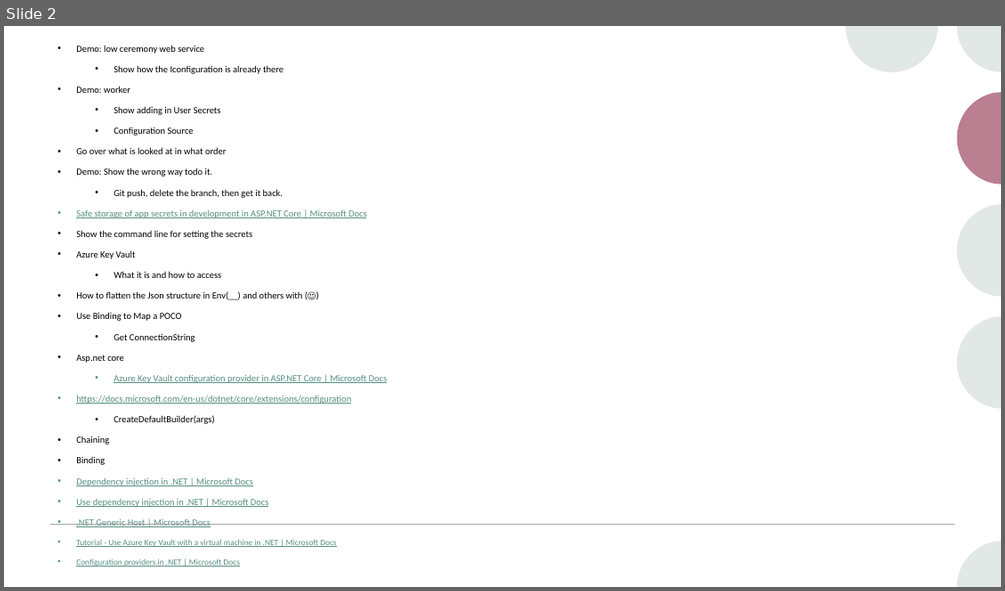
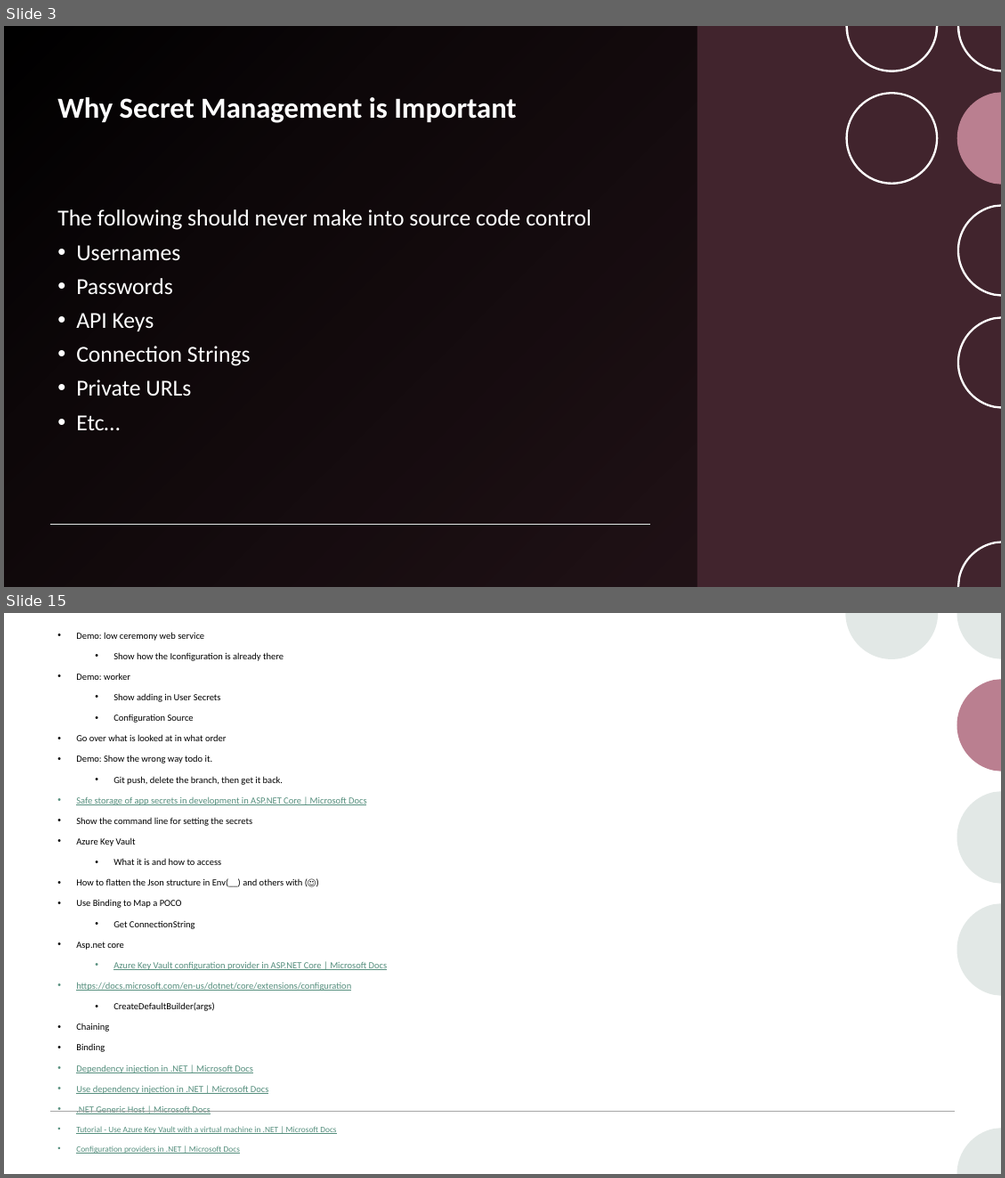
Before and after one commit to pulcher/stop-checking-in-secrets, a slide deck: stop-checking-in-secrets.pptx. Shown one above the other, each under a label of ours: slide 2 before the commit, slides 3 and 15 after it; the slides between them are not shown. The pictures are 1005x591 and 1005x1178 pixels, drawn with LibreOffice and Linux fonts; fonts in the diff are those of the drawing; background and template pictures are left out. Boxes give left, top, right and bottom in pixels: in the first picture for what was removed or moved away, otherwise in the second. Text is boxed around its words. In the diff, an @@ line names an element or a change of style, - is before the commit and + after.

```diff
--- a/stop-checking-in-secrets.pptx
+++ b/stop-checking-in-secrets.pptx
@@ slide 3 added at [4, 26, 1001, 587], background picture (left out); not listed: 4 template elements that a slide beside it also shows @@
@@ rectangle added at [4, 26, 1001, 587], fill #41242D @@
@@ rectangle added at [4, 26, 696, 587], fill gradient #000000 @@
@@ title added at [57, 97, 516, 123], 28 pt, text #FFFFFF, bold @@
+Why Secret Management is Important
@@ group added at [734, 26, 1001, 587]: 5 freeform shapes @@
@@ text added at [57, 209, 591, 430], 22 pt, text #FFFFFF @@
+The following should never make into source code control
+• Usernames
+• Passwords
+• API Keys
+• Connection Strings
+• Private URLs
+• Etc…
@@ line added from (50, 524) to (650, 524), #E2E8E6 1 pt @@
@@ group added at [846, 26, 1001, 587]: 7 freeform shapes @@
@@ what was slide 2 is now slide 15 @@
```
Also in this commit, not shown: 1 slide changed, 12 other slides added, 1 other file.
